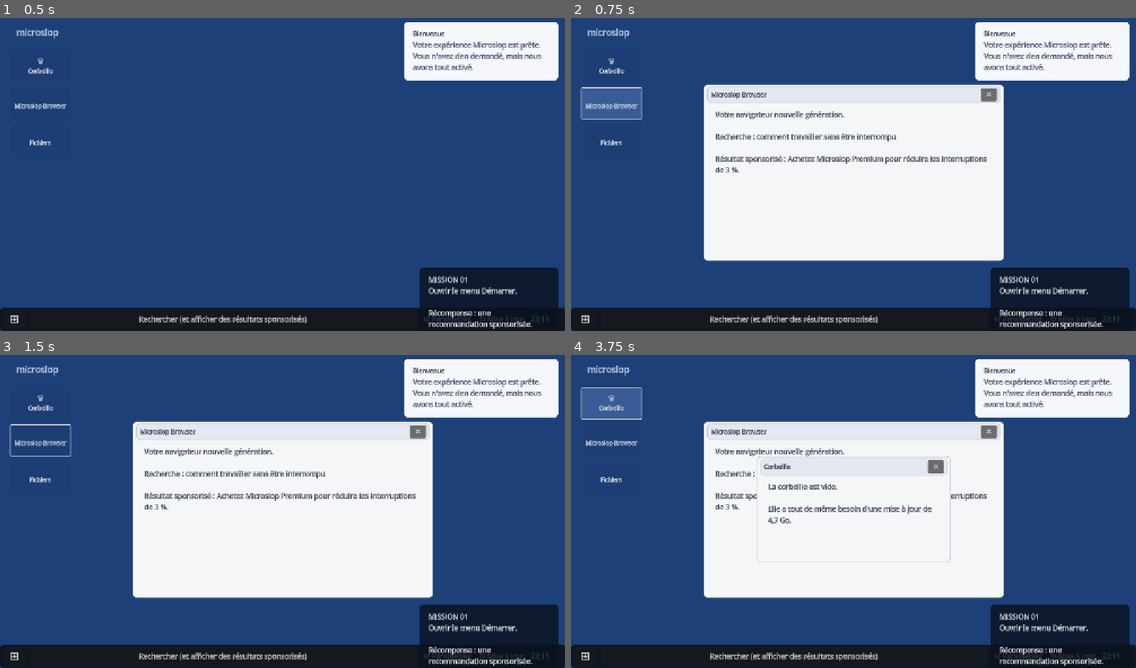
Above: before the commit, frames 1-4 (two rows, left to right).
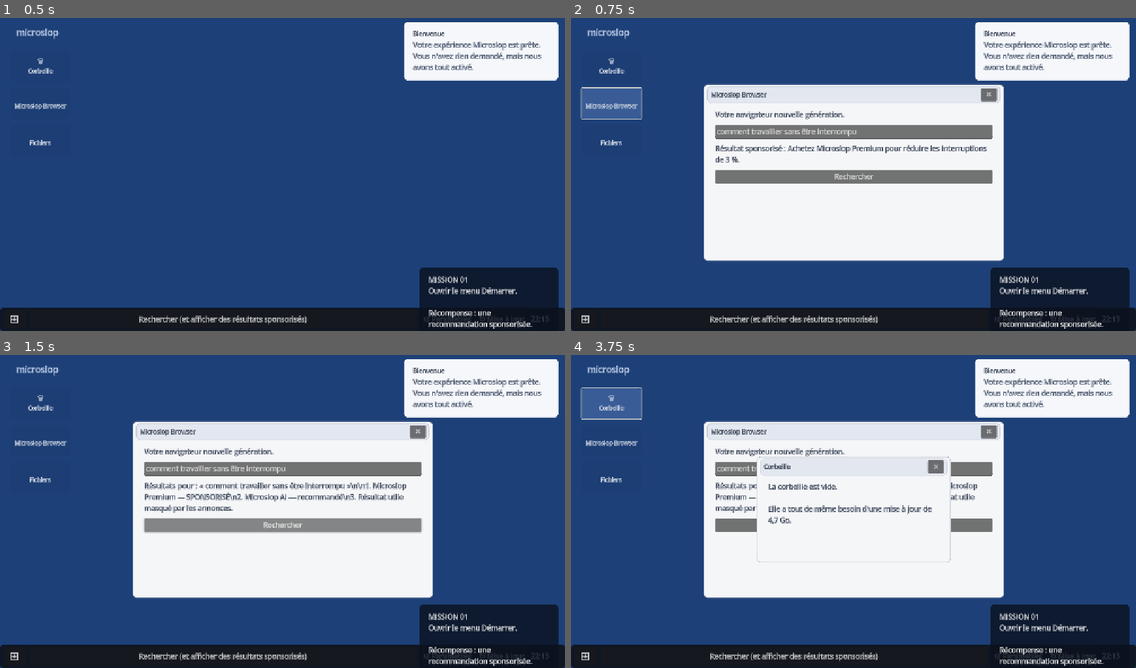
Above: after the commit, the same moments.

Repository: Likounsee/Microslop-Experience
Game: Godot game, scene res://scenes/desktop.tscn
Same seed, same stepped clock (60 frames per second), same inputs: the game is played once before the commit and once after it.
Inputs (mouse positions are in pixels of both pictures, inside the frame that each line leads up to):
- Up to frame 1 (0.5 s): no input
- Up to frame 2 (0.75 s): click "🌐 Microslop Browser" at 0.5 s
- Up to frame 3 (1.5 s): click (282, 514) at 1.25 s, where only the run after the commit has a clickable "Rechercher"
- Up to frame 4 (3.75 s): click (853, 524) at 2 s, where only the run after the commit has a clickable "Rechercher"; click "↻ Mise à jour" at 2.75 s; click "🗑 Corbeille" at 3.5 s

Frame 1 is identical in both runs. In frame 2, 5.6% of the frame differs, in the area x 25-75%, y 34-53%; in frame 3, 6.4%, in the area x 1-75%, y 22-57%; in frame 4, 1.8%.

Commit message:
Add persistent missions and interactive browser, AI, and system events

Diff:
--- a/scripts/desktop.gd
+++ b/scripts/desktop.gd
@@ -12,8 +12,11 @@
 var _start_open := false
 var _mission_label: Label
 var _mission_step := 0
+var _event_elapsed := 0.0
+var _event_index := 0
 
 func _ready() -> void:
+	_load_progress()
 	_build_desktop()
 	SettingsStore.apply_display_settings()
 	SettingsStore.apply_audio_settings()
@@ -224,13 +227,46 @@
 	_open_window("Explorateur de fichiers", "Accueil\n\nDocuments\nTéléchargements\nImages\n\nVos fichiers sont parfaitement simulés. Aucun fichier personnel n'est consulté.", Vector2(600, 360))
 
 func _open_browser() -> void:
-	_open_window("Microslop Browser", "Votre navigateur nouvelle génération.\n\nRecherche : comment travailler sans être interrompu\n\nRésultat sponsorisé : Achetez Microslop Premium pour réduire les interruptions de 3 %.", Vector2(680, 400))
+	var app := _open_window("Microslop Browser", "Votre navigateur nouvelle génération.", Vector2(680, 400))
+	var content := _get_window_content(app)
+	if content == null:
+		return
+	var address := LineEdit.new()
+	address.placeholder_text = "Rechercher sur le Web ou saisir une adresse"
+	address.text = "comment travailler sans être interrompu"
+	content.add_child(address)
+	var results := Label.new()
+	results.text = "Résultat sponsorisé : Achetez Microslop Premium pour réduire les interruptions de 3 %."
+	results.autowrap_mode = TextServer.AUTOWRAP_WORD_SMART
+	results.add_theme_color_override("font_color", Color("263247"))
+	content.add_child(results)
+	var search := Button.new()
+	search.text = "Rechercher"
+	search.pressed.connect(func():
+		results.text = "Résultats pour : « %s »\\n\\n1. Microslop Premium — SPONSORISÉ\\n2. Microslop AI — recommandé\\n3. Résultat utile masqué par les annonces." % address.text
+	)
+	content.add_child(search)
 
 func _open_recycle_bin() -> void:
 	_open_window("Corbeille", "La corbeille est vide.\n\nElle a tout de même besoin d'une mise à jour de 4,7 Go.", Vector2(440, 240))
 
 func _open_ai() -> void:
-	_open_window("Microslop AI", "Bonjour ! J'ai analysé votre demande et préparé 46 suggestions.\n\nVous vouliez ouvrir le Bloc-notes ? Je peux plutôt vous proposer un abonnement.", Vector2(500, 300))
+	var app := _open_window("Microslop AI", "Bonjour ! J'ai analysé votre demande et préparé 46 suggestions.", Vector2(500, 330))
+	var content := _get_window_content(app)
+	if content == null:
+		return
+	var response := Label.new()
+	response.text = "Vous vouliez ouvrir le Bloc-notes ? Je peux plutôt vous proposer un abonnement."
+	response.autowrap_mode = TextServer.AUTOWRAP_WORD_SMART
+	response.add_theme_color_override("font_color", Color("263247"))
+	content.add_child(response)
+	var suggestion := Button.new()
+	suggestion.text = "Générer une autre suggestion"
+	suggestion.pressed.connect(func():
+		var suggestions := ["Avez-vous essayé de redémarrer votre redémarrage ?", "Votre productivité serait 2 % meilleure avec Premium.", "J'ai trouvé 18 solutions. Aucune ne répond à la question.", "Souhaitez-vous résumer ce bouton avec l'IA ?"]
+		response.text = suggestions[randi() % suggestions.size()]
+	)
+	content.add_child(suggestion)
 
 func _open_search() -> void:
 	_open_window("Recherche Microslop", "Résultats pour : « ouvrir une application »\n\n1. Microslop Premium — SPONSORISÉ\n2. Microslop AI — recommandé\n3. L'application que vous recherchiez (peut-être).", Vector2(560, 300))
@@ -239,6 +275,16 @@
 	if _mission_step == 2:
 		_advance_mission("Mise à jour consultée. Elle reste à 99 %, évidemment.")
 	_open_window("Microslop Update", "Une mise à jour importante est disponible.\n\nMicroslop Experience Update 1.0.99 (préversion)\nProgression : 99 %\n\nNe fermez pas votre ordinateur. Cette opération peut prendre quelques instants…", Vector2(520, 280))
+	var app := _window_layer.get_child(_window_layer.get_child_count() - 1) as Control
+	var content := _get_window_content(app)
+	if content != null:
+		var later := Button.new()
+		later.text = "Me rappeler dans 5 minutes"
+		later.pressed.connect(func():
+			_show_notification("Rappel programmé", "Nous vous rappellerons quand vous serez occupé.")
+			app.queue_free()
+		)
+		content.add_child(later)
 	_show_notification("Mise à jour en attente", "Redémarrage recommandé. Nous choisirons le moment.")
 
 func _open_settings() -> void:
@@ -360,6 +406,17 @@
 	note.autowrap_mode = TextServer.AUTOWRAP_WORD_SMART
 	note.add_theme_color_override("font_color", Color("596780"))
 	content.add_child(note)
+
+func _get_window_content(app: Control) -> VBoxContainer:
+	if app.get_child_count() == 0:
+		return null
+	var layout := app.get_child(0) as VBoxContainer
+	if layout == null or layout.get_child_count() < 2:
+		return null
+	var body := layout.get_child(1) as MarginContainer
+	if body == null or body.get_child_count() == 0:
+		return null
+	return body.get_child(0) as VBoxContainer
 
 func _show_notification(title: String, message: String) -> void:
 	if not is_instance_valid(_notification_layer):
@@ -390,9 +447,22 @@
 func _advance_mission(reason: String) -> void:
 	var previous_step := _mission_step
 	_mission_step = mini(_mission_step + 1, 3)
+	_save_progress()
 	_update_mission()
 	if _mission_step != previous_step:
 		_show_notification("Mission accomplie", reason)
+
+func _load_progress() -> void:
+	var progress := ConfigFile.new()
+	if progress.load("user://campaign.cfg") == OK:
+		_mission_step = clampi(int(progress.get_value("campaign", "mission_step", 0)), 0, 3)
+
+func _save_progress() -> void:
+	var progress := ConfigFile.new()
+	progress.set_value("campaign", "mission_step", _mission_step)
+	var error := progress.save("user://campaign.cfg")
+	if error != OK:
+		push_warning("Impossible d'enregistrer la progression : %s" % error)
 
 func _update_mission() -> void:
 	if not is_instance_valid(_mission_label):
@@ -415,9 +485,24 @@
 		elif event.keycode == KEY_F2:
 			_advance_mission("Progression de la campagne avancée manuellement pour le prototype.")
 
-func _process(_delta: float) -> void:
+func _process(delta: float) -> void:
 	if is_instance_valid(_clock_label):
 		_clock_label.text = Time.get_time_string_from_system().substr(0, 5)
+	_event_elapsed += delta
+	if _event_elapsed >= 75.0:
+		_event_elapsed = 0.0
+		_trigger_system_event()
+
+func _trigger_system_event() -> void:
+	var events := [
+		["Offre exclusive", "Microslop Premium est en promotion. L'offre se termine dans 47 secondes."],
+		["Microslop AI", "Votre assistant a une suggestion que vous n'avez pas demandée."],
+		["Optimisation terminée", "Nous avons optimisé votre PC. Les performances sont identiques."],
+		["Rappel système", "Vous n'avez pas encore évalué votre expérience. Note : obligatoire (mais facultative)."]
+	]
+	var event: Array = events[_event_index % events.size()]
+	_event_index += 1
+	_show_notification(str(event[0]), str(event[1]))
 
 func _flat_style(color: Color) -> StyleBoxFlat:
 	var style := StyleBoxFlat.new()
